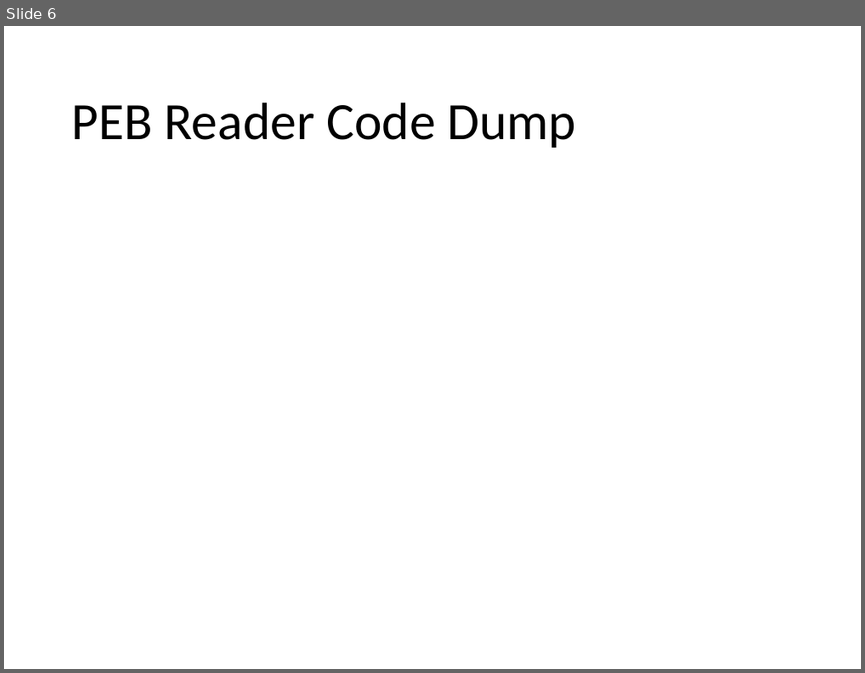
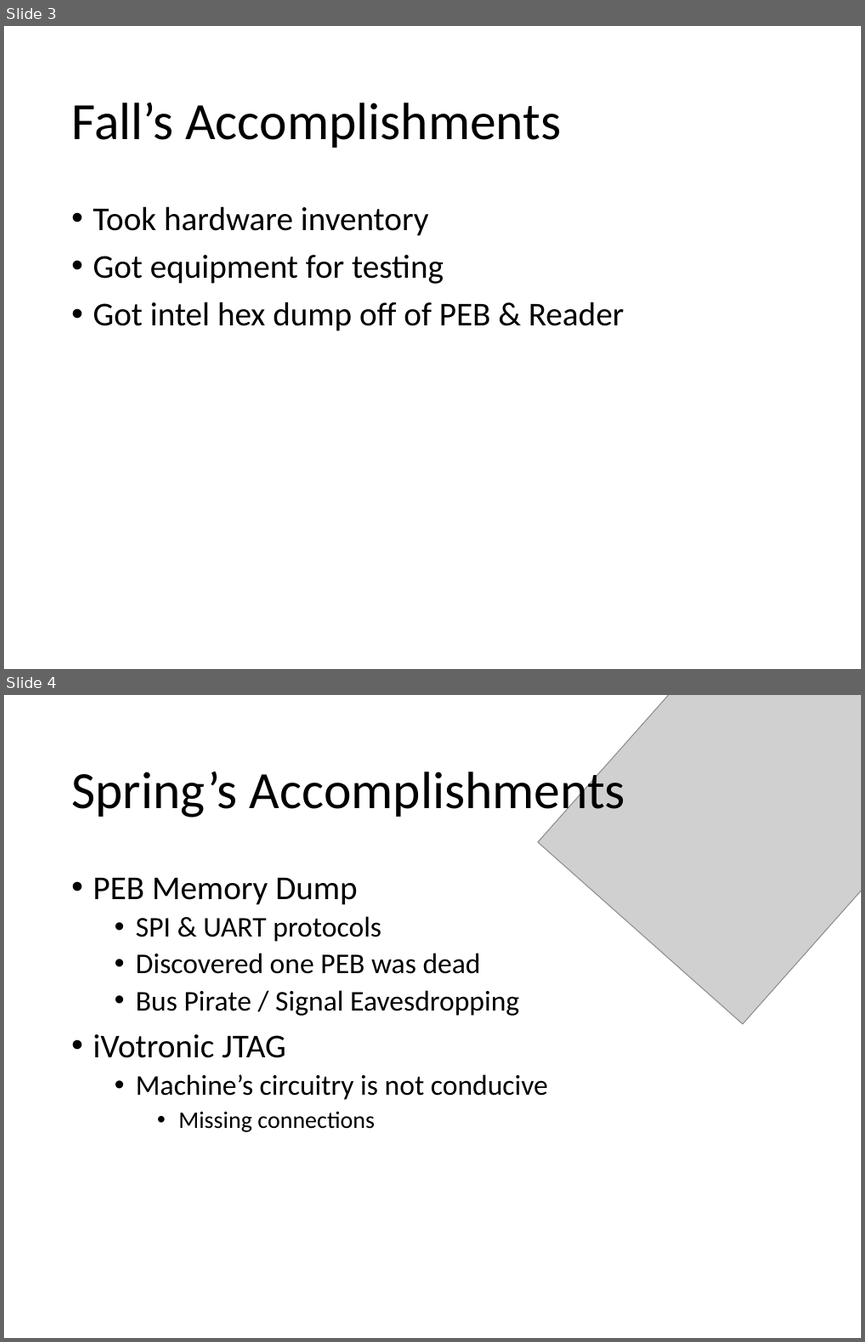
Before and after one commit to SCCapstone/omaha, a slide deck: docs/final-presentation.pptx. Shown one above the other, each under a label of ours: slide 6 before the commit, slides 3 and 4 after it. The pictures are 865x673 and 865x1342 pixels, drawn with LibreOffice and Linux fonts; fonts in the diff are those of the drawing; grey boxes stand for pictures; background and template pictures are left out. Boxes give left, top, right and bottom in pixels: in the first picture for what was removed or moved away, otherwise in the second. Text is boxed around its words. In the diff, an @@ line names an element or a change of style, - is before the commit and + after.

```diff
--- a/docs/final-presentation.pptx
+++ b/docs/final-presentation.pptx
@@ slide 4 added at box(4, 695, 861, 1338), background #FFFFFF @@
@@ picture added at box(538, 695, 861, 1024) @@
@@ title added at box(71, 765, 625, 821), 44 pt, text #000000 @@
+Spring’s Accomplishments
@@ text added at box(93, 878, 548, 1132), 24 pt, text #000000 @@
+• PEB Memory Dump
+  • SPI & UART protocols
+  • Discovered one PEB was dead
+  • Bus Pirate / Signal Eavesdropping
+• iVotronic JTAG
+  • Machine’s circuitry is not conducive
+    • Missing connections
@@ what was slide 6 is now slide 3 @@
@@ slide 3 changed as well @@
@@ title at box(71, 102, 561, 148): text changed @@
-PEB Reader Code Dump
+Fall’s Accomplishments
@@ text added at box(93, 206, 624, 331), 28 pt, text #000000 @@
+• Took hardware inventory
+• Got equipment for testing
+• Got intel hex dump off of PEB & Reader
```
Also in this commit, not shown: 1 other slide changed, 4 other slides added, 5 slides removed.
